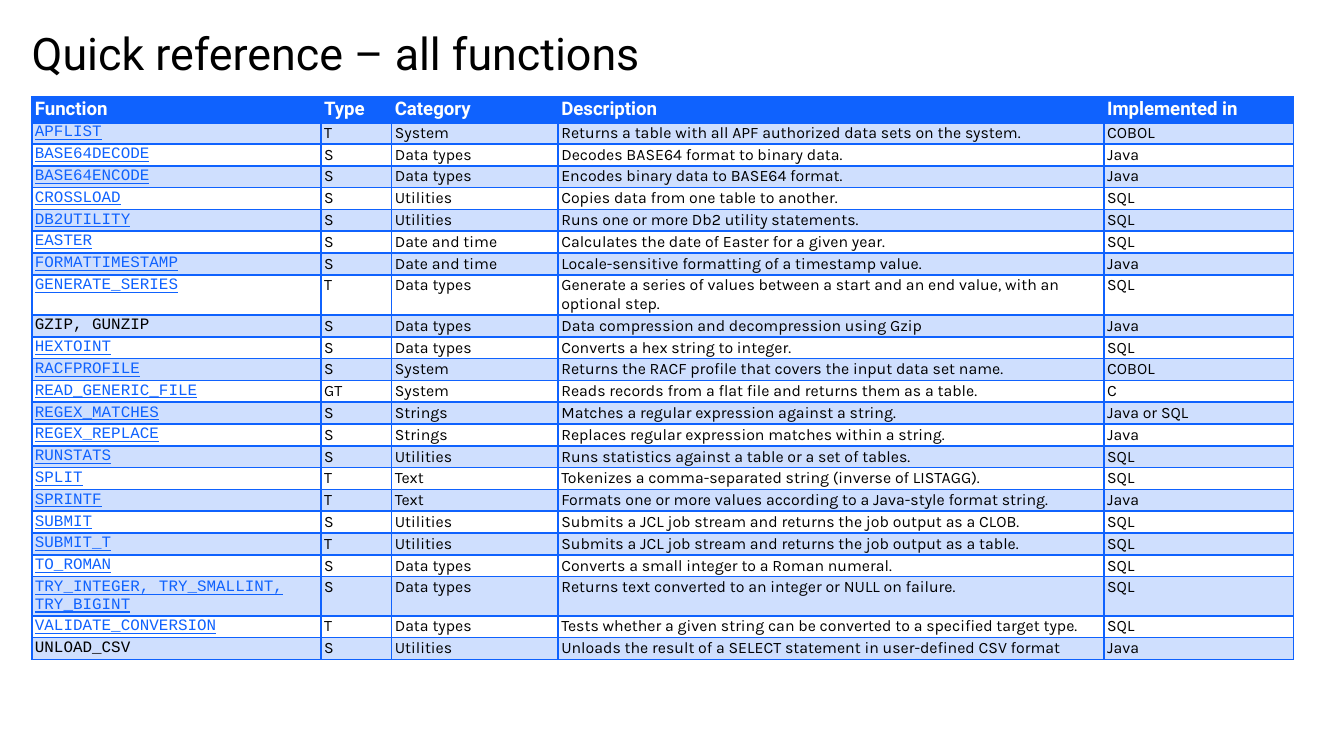
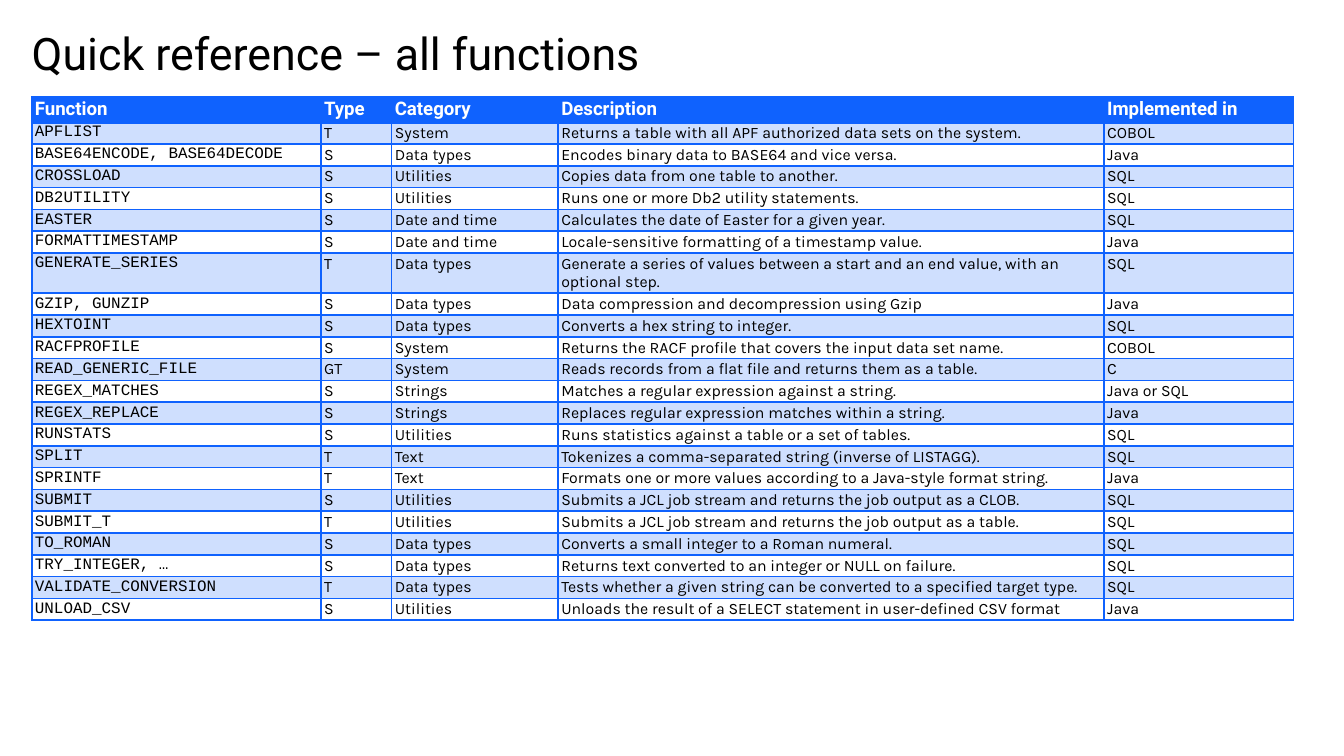
Before and after one commit to de103252/Db2_Routines, a slide deck: slide 34 of Db2 Routines Presentation.pptx. Drawn at 1344x756 pixels with LibreOffice and Linux fonts; fonts in the diff are those of the drawing; background and template pictures are left out. Boxes give left, top, right and bottom in pixels: in the first picture for what was removed or moved away, otherwise in the second. Text is boxed around its words. In the diff, an @@ line names an element or a change of style, - is before the commit and + after.

```diff
--- a/Db2 Routines Presentation.pptx
+++ b/Db2 Routines Presentation.pptx
@@ table at [32,97,1294,632] @@
-row 3: BASE64DECODE | S | Data types | Decodes BASE64 format to binary data. | Java
-row 4: BASE64ENCODE | S | Data types | Encodes binary data to BASE64 format. | Java
+row 3: BASE64ENCODE, BASE64DECODE | S | Data types | Encodes binary data to BASE64 and vice versa. | Java
-row 21, column 1: TRY_INTEGER, TRY_SMALLINT, TRY_BIGINT
+row 21, column 1: TRY_INTEGER, …
```
Also in this commit, not shown: 1 other slide changed, 4 other files.
